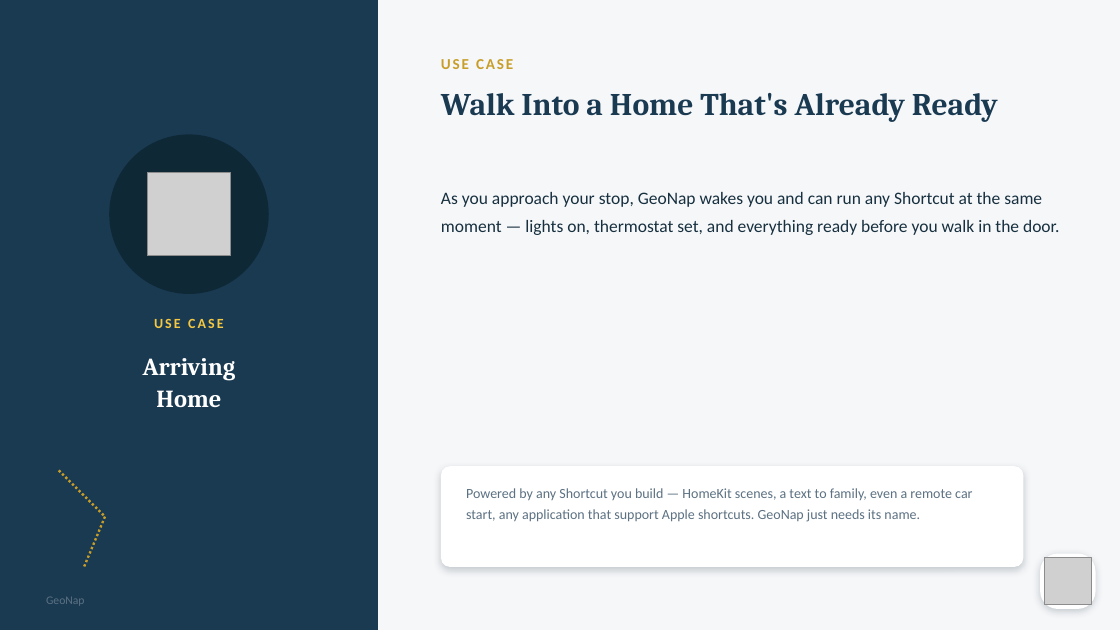
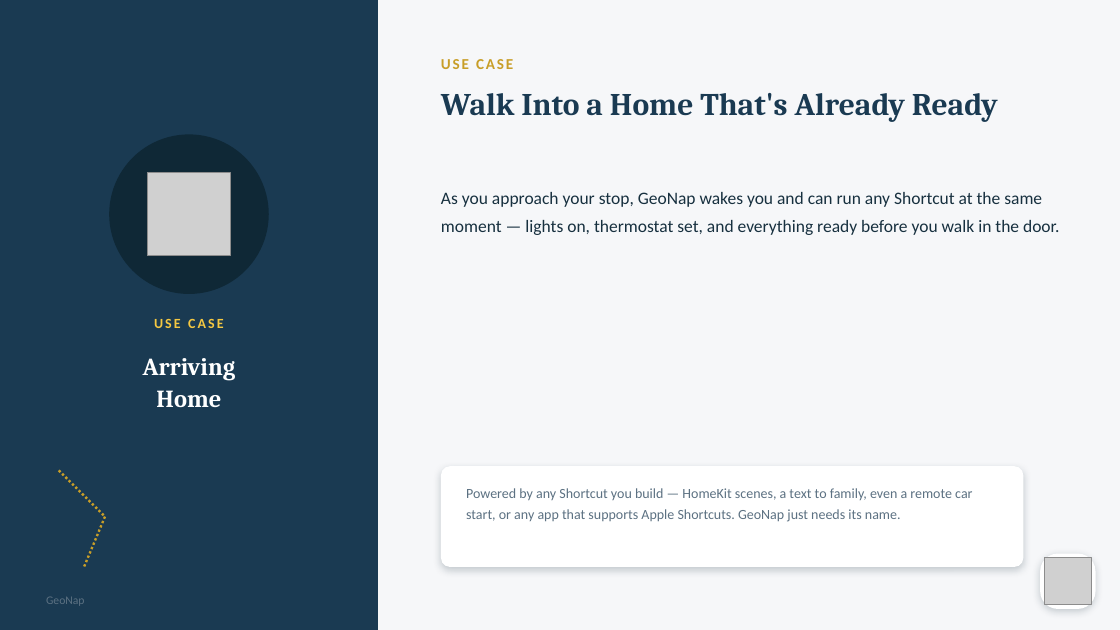
Before and after one commit to rmbartis/GeoNap, a slide deck: slide 8 of docs/GeoNap Presentations/GeoNap_Marketing_Deck.pptx. Drawn at 1120x630 pixels with LibreOffice and Linux fonts; fonts in the diff are those of the drawing; grey boxes stand for pictures. Boxes give left, top, right and bottom in pixels: in the first picture for what was removed or moved away, otherwise in the second. Text is boxed around its words. In the diff, an @@ line names an element or a change of style, - is before the commit and + after.

```diff
--- a/docs/GeoNap Presentations/GeoNap_Marketing_Deck.pptx
+++ b/docs/GeoNap Presentations/GeoNap_Marketing_Deck.pptx
@@ text at (466,488,972,522): text changed @@
-Powered by any Shortcut you build — HomeKit scenes, a text to family, even a remote car start, any application that support Apple shortcuts. GeoNap just needs its name.
+Powered by any Shortcut you build — HomeKit scenes, a text to family, even a remote car start, or any app that supports Apple Shortcuts. GeoNap just needs its name.
```
Also in this commit, not shown: 5 other slides changed.
